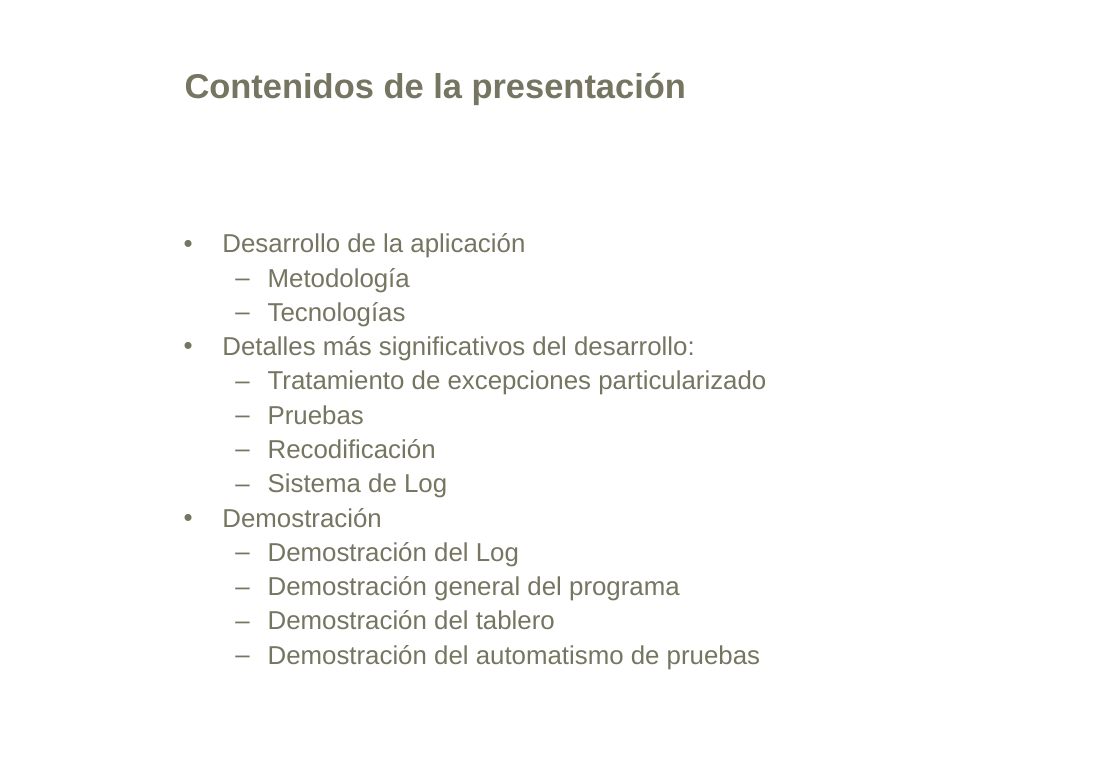
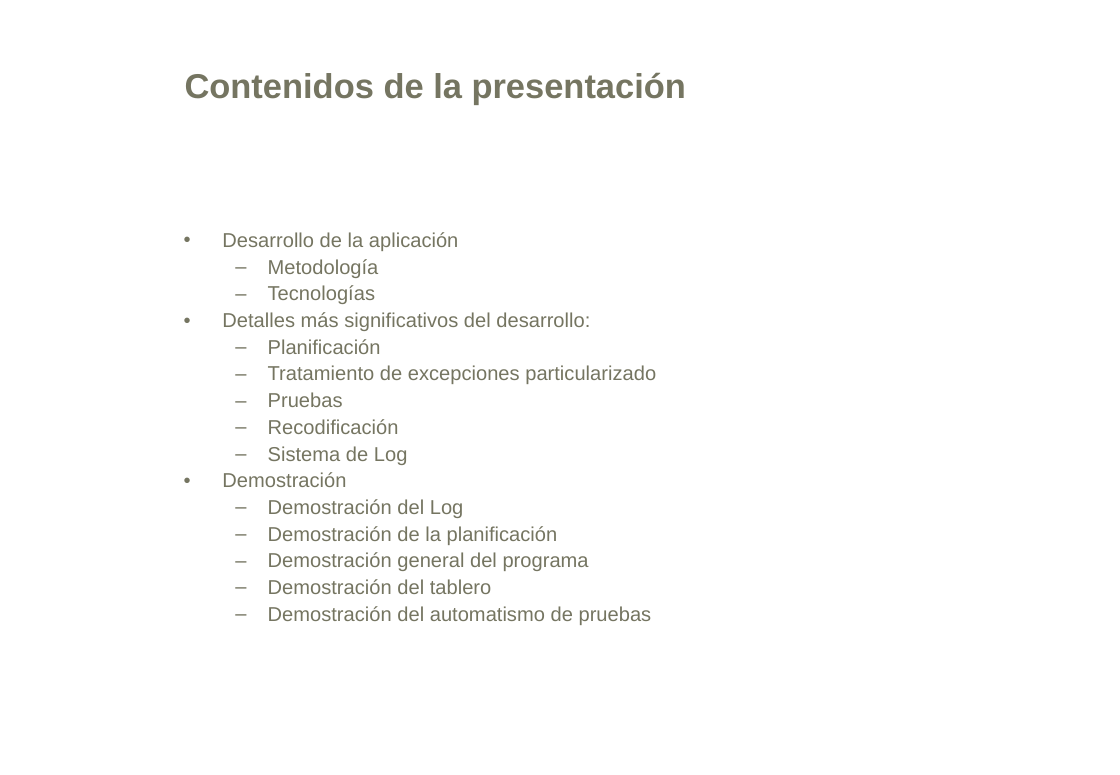
Before and after one commit to Betisman/ris2k, a slide deck: slide 4 of ris2k/doc/presentacion.ppt. Drawn at 1120x775 pixels with LibreOffice and Linux fonts; fonts in the diff are those of the drawing; background and template pictures are left out. Boxes give left, top, right and bottom in pixels: in the first picture for what was removed or moved away, otherwise in the second. Text is boxed around its words. In the diff, an @@ line names an element or a change of style, - is before the commit and + after.

```diff
--- a/ris2k/doc/presentacion.ppt
+++ b/ris2k/doc/presentacion.ppt
@@ text at (x1=222, y1=232, x2=656, y2=625): size 18 to 14 pt in "Desarrollo de la aplicación", "Metodología", "Tecnologías", "Detalles más significativos del desarrollo:" and 9 more places @@
@@ text at (x1=268, y1=339, x2=381, y2=354): paragraph added @@
+  – Planificación
@@ text at (x1=268, y1=526, x2=558, y2=545): paragraph added @@
+  – Demostración de la planificación
```
Also in this commit, not shown: 6 other slides changed, 1 slide added.
